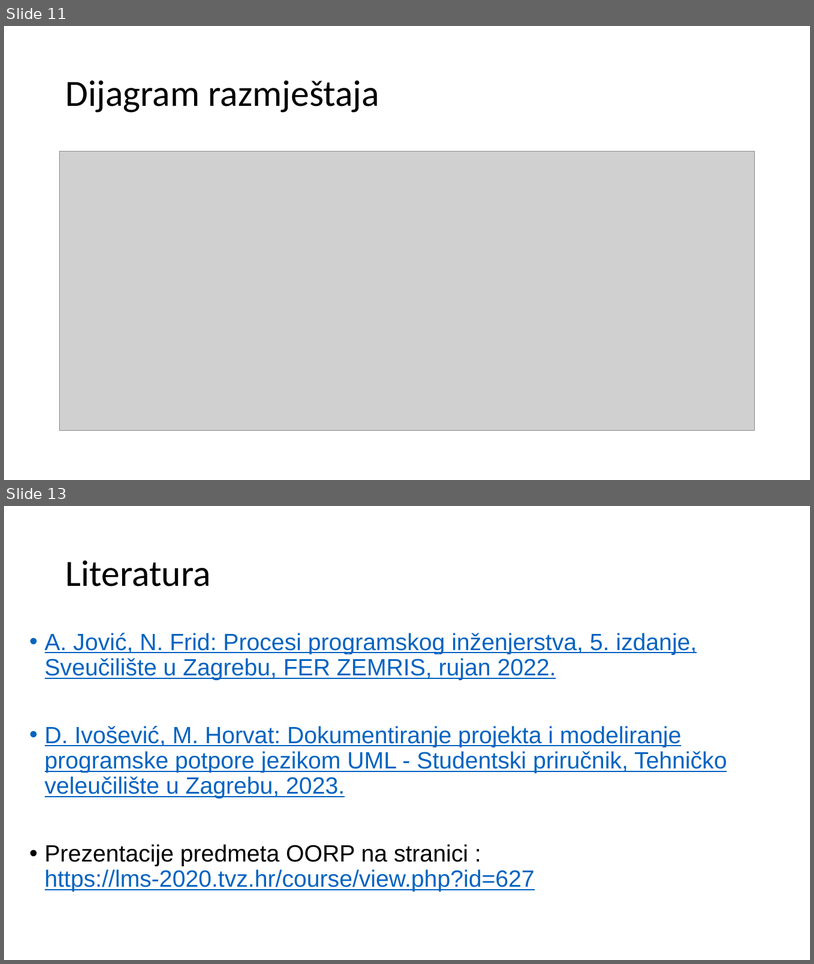
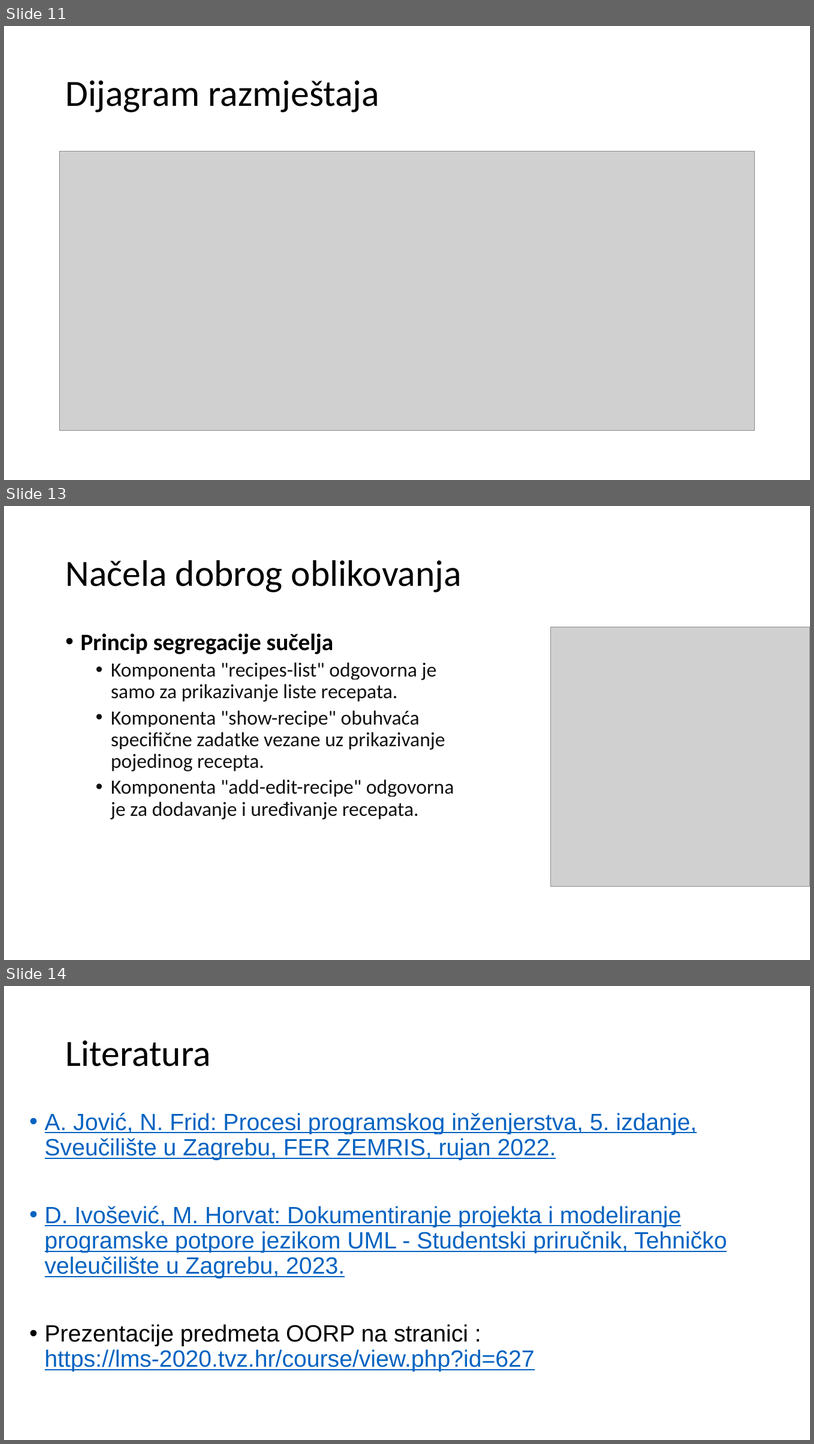
Before and after one commit to PlatnjakNikola/Web-aplikacija-za-recepte, a slide deck: DOKUMENTACIJA UML/OORP-8_PredložakPrezentacije.pptx. Shown one above the other, each under a label of ours: slides 11 and 13 before the commit, slides 11, 13 and 14 after it; the slides between them are not shown. The pictures are 814x964 and 814x1444 pixels, drawn with LibreOffice and Linux fonts; fonts in the diff are those of the drawing; grey boxes stand for pictures. Boxes give left, top, right and bottom in pixels: in the first picture for what was removed or moved away, otherwise in the second. Text is boxed around its words. In the diff, an @@ line names an element or a change of style, - is before the commit and + after.

Commit message:
dodana SOLID načela

```diff
--- a/DOKUMENTACIJA UML/OORP-8_PredložakPrezentacije.pptx
+++ b/DOKUMENTACIJA UML/OORP-8_PredložakPrezentacije.pptx
@@ slide 13 added at [4, 506, 810, 960], background #FFFFFF @@
@@ title added at [65, 560, 462, 592], 44 pt, text #000000 @@
+Načela dobrog oblikovanja
@@ picture added at [551, 627, 810, 886] @@
@@ text added at [81, 633, 455, 819], 24 pt, text #111111 @@
+• Princip segregacije sučelja
+  • Komponenta "recipes-list" odgovorna je samo za prikazivanje liste recepata.
+  • Komponenta "show-recipe" obuhvaća specifične zadatke vezane uz prikazivanje pojedinog recepta.
+  • Komponenta "add-edit-recipe" odgovorna je za dodavanje i uređivanje recepata.
@@ what was slide 13 is now slide 14 @@
```
Also in this commit, not shown: 1 other slide added, 1 slide removed.
